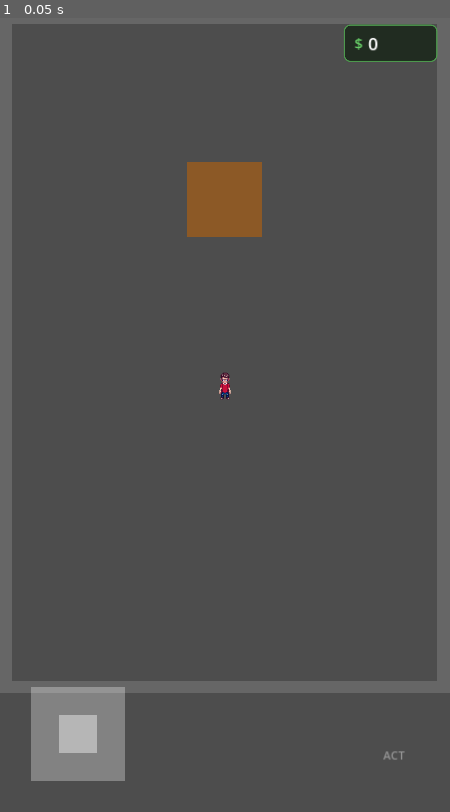
Above: before the commit, frame 1.
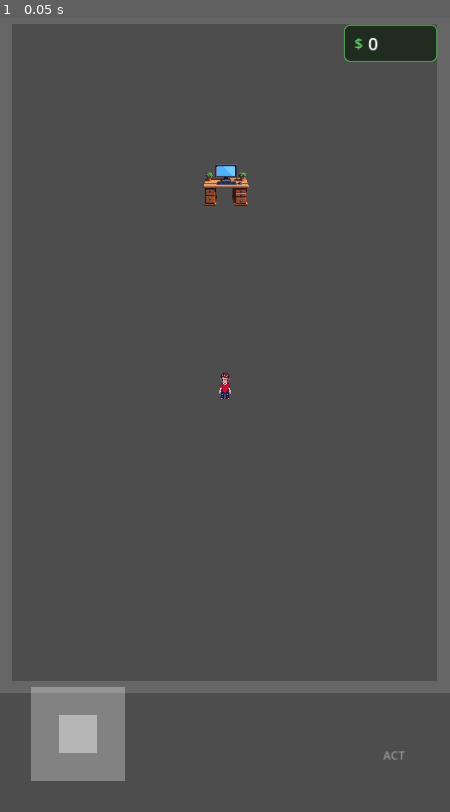
Above: after the commit, the same moment.

Repository: krlz-dev/flame
Game: Godot game, scene res://main.tscn
Two runs of this game, one before a commit and one after it. Both use one fixed random seed, a clock stepped at 60 frames per second and the inputs below.
Inputs:
- Up to frame 1 (0.05 s): no input

The runs differ from the first frame. In frame 1, 1.5% of the frame differs, in the area x 41-59%, y 18-28%.

Commit message:
Add desk with PC workstation sprite
- Replace brown square workstation with pixel art desk+PC
- Sprite generated via PixelLab API (96x96, high top-down view)
- Update EntityFactory to load desk_pc.png texture
- Adjust collision shape for desk dimensions

🤖 Generated with [Claude Code](https://claude.com/claude-code)

Co-Authored-By: Claude Opus 4.5 <noreply@anthropic.com>

Diff:
--- a/entities/entity_factory.gd
+++ b/entities/entity_factory.gd
@@ -138,7 +138,7 @@
 	return entity
 
 
-static func create_workstation(pos: Vector2, ws_size: Vector2 = Vector2(100, 100)) -> StaticBody2D:
+static func create_workstation(pos: Vector2, ws_size: Vector2 = Vector2(96, 96)) -> StaticBody2D:
 	var entity = StaticBody2D.new()
 	entity.name = "Workstation"
 	entity.position = pos
@@ -146,35 +146,28 @@
 
 	# Add workstation component
 	var workstation = WorkstationComponent.new()
-	workstation.interaction_radius = 100.0
+	workstation.interaction_radius = 120.0
 	workstation.attach(entity)
 	entity.set_meta("workstation", workstation)
 
-	# Add sprite component
-	var sprite = SpriteComponent.new()
-	sprite.color = Color(0.55, 0.35, 0.15)  # Brown color
-	sprite.size = ws_size
-	sprite.attach(entity)
-	entity.set_meta("sprite", sprite)
-
 	# Add collision component
 	var collision = CollisionComponent.new()
-	collision.shape_size = ws_size
+	collision.shape_size = Vector2(80, 60)
 	collision.is_static = true
 	collision.attach(entity)
 	entity.set_meta("collision", collision)
 
-	# Create visual
-	var color_rect = ColorRect.new()
-	color_rect.color = sprite.color
-	color_rect.size = ws_size
-	color_rect.position = -ws_size / 2
-	entity.add_child(color_rect)
+	# Create visual using desk sprite
+	var desk_sprite = Sprite2D.new()
+	var texture = _load_texture("res://assets/objects/desk_pc.png")
+	if texture:
+		desk_sprite.texture = texture
+	entity.add_child(desk_sprite)
 
 	# Create collision shape
 	var collision_shape = CollisionShape2D.new()
 	var rect_shape = RectangleShape2D.new()
-	rect_shape.size = ws_size
+	rect_shape.size = collision.shape_size
 	collision_shape.shape = rect_shape
 	entity.add_child(collision_shape)
 
--- a/world.gd
+++ b/world.gd
@@ -47,8 +47,8 @@
 	interaction_system.set_player(player)
 	work_system.set_player(player)
 
-	# Create workstation (brown square)
-	workstation = EntityFactory.create_workstation(Vector2(360, 300), Vector2(120, 120))
+	# Create workstation (desk with PC)
+	workstation = EntityFactory.create_workstation(Vector2(360, 280))
 	add_child(workstation)
 
 	# Create walls
Binary file added: assets/objects/desk_pc.png
